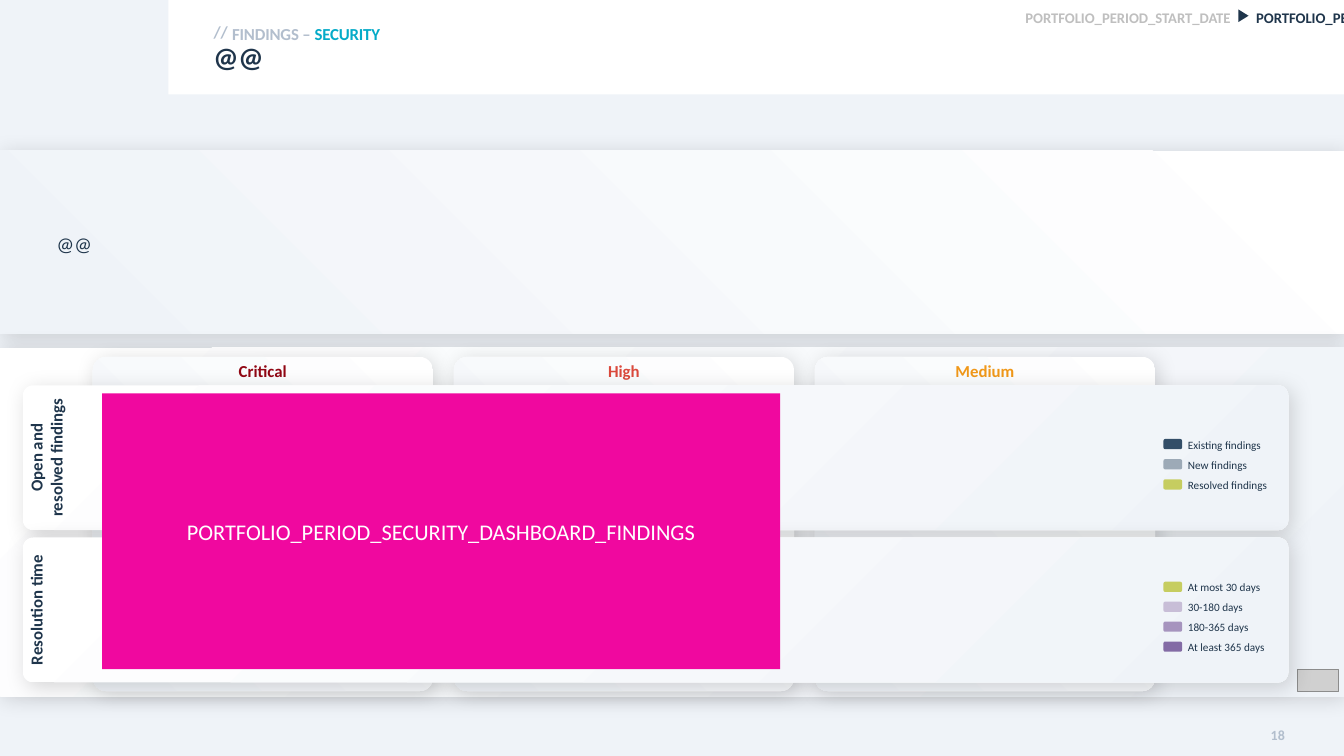
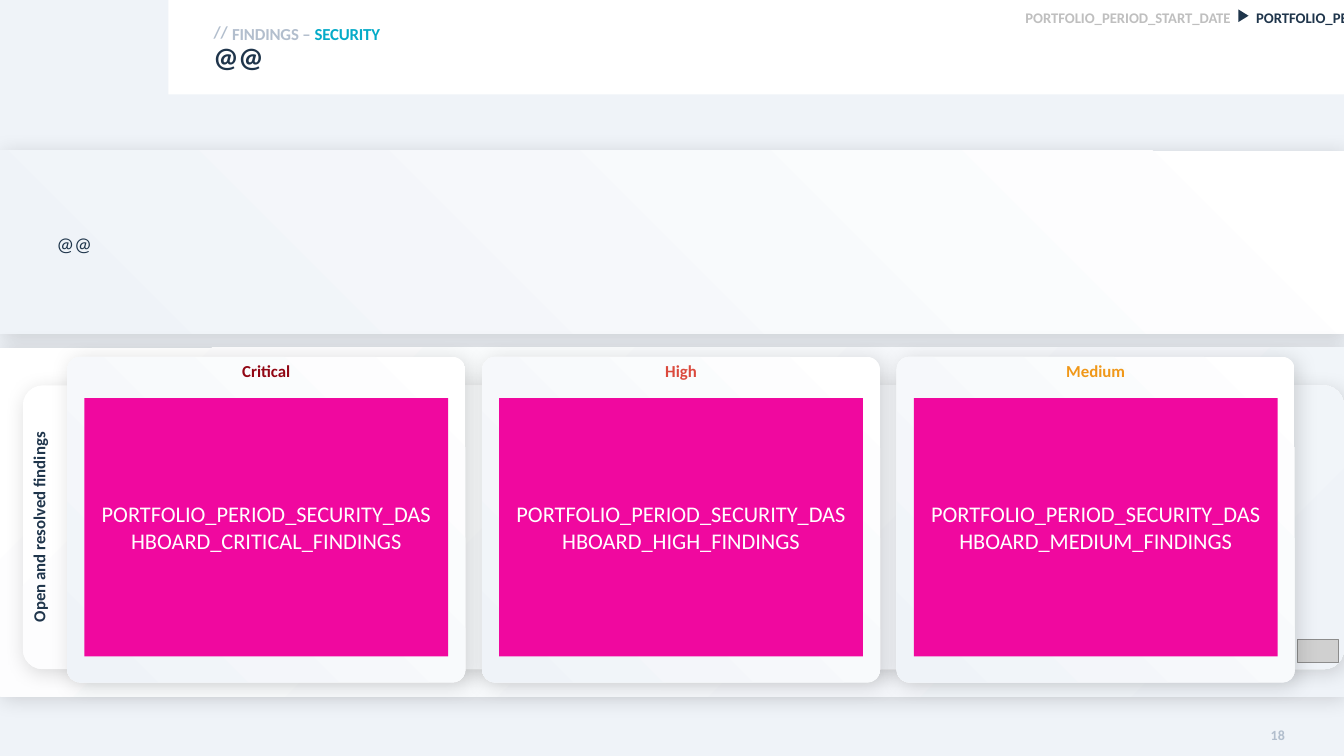
Before and after one commit to Software-Improvement-Group/sigrid-report-generator, a slide deck: slide 18 of src/report_generator/presets/templates/portfolio-overview.pptx. Drawn at 1344x756 pixels with LibreOffice and Linux fonts; fonts in the diff are those of the drawing; grey boxes stand for pictures; background and template pictures are left out. Boxes give left, top, right and bottom in pixels: in the first picture for what was removed or moved away, otherwise in the second. Text is boxed around its words. In the diff, an @@ line names an element or a change of style, - is before the commit and + after.

Commit message:
Adding high and medium security dashboard findings

```diff
--- a/src/report_generator/presets/templates/portfolio-overview.pptx
+++ b/src/report_generator/presets/templates/portfolio-overview.pptx
@@ rounded rectangle "Critical": place and size @@
-rounded rectangle "Critical" at [93,357,434,692]
+rounded rectangle "Critical" at [68,357,466,683]
@@ rounded rectangle "High": place and size @@
-rounded rectangle "High" at [454,357,795,692]
+rounded rectangle "High" at [482,357,880,683]
@@ rounded rectangle "Medium": place and size @@
-rounded rectangle "Medium" at [815,357,1155,692]
+rounded rectangle "Medium" at [897,357,1296,683]
@@ rounded rectangle "Open and resolved findings": place and size @@
-rounded rectangle "Open and resolved findings" at [23,385,1289,530]
+rounded rectangle "Open and resolved findings" at [23,385,1344,669]
@@ rectangle "PORTFOLIO_PERIOD_SECURITY_DASHBOARD_CRITICAL_FINDINGS": place and size @@
-rectangle "PORTFOLIO_PERIOD_SECURITY_DASHBOARD_CRITICAL_FINDINGS" at [102,393,780,669]
+rectangle "PORTFOLIO_PERIOD_SECURITY_DASHBOARD_CRITICAL_FINDINGS" at [85,398,449,656]
@@ rectangle added at [499,398,863,656], fill #F0089F, 16 pt, text #FFFFFF @@
+PORTFOLIO_PERIOD_SECURITY_DASHBOARD_HIGH_FINDINGS
@@ rectangle added at [914,398,1278,656], fill #F0089F, 16 pt, text #FFFFFF @@
+PORTFOLIO_PERIOD_SECURITY_DASHBOARD_MEDIUM_FINDINGS
@@ rounded rectangle removed at [1164,440,1182,450] @@
@@ text removed at [1188,441,1261,451] @@
-Existing findings
@@ rounded rectangle removed at [1164,460,1182,470] @@
@@ text removed at [1188,461,1247,471] @@
-New findings
@@ text in rectangle at [102,507,431,552]: text changed @@
-PORTFOLIO_PERIOD_SECURITY_DASHBOARD_FINDINGS
+PORTFOLIO_PERIOD_SECURITY_DASHBOARD_CRITICAL_FINDINGS
@@ rounded rectangle removed at [1164,480,1182,490] @@
@@ text removed at [1188,481,1267,491] @@
-Resolved findings
@@ rounded rectangle removed at [23,537,1289,683] @@
-Resolution time
@@ rounded rectangle removed at [1164,582,1182,592] @@
@@ text removed at [1188,583,1260,593] @@
-At most 30 days
@@ rounded rectangle removed at [1164,602,1182,612] @@
@@ rounded rectangle removed at [1164,622,1182,632] @@
@@ text removed at [1188,603,1242,613] @@
-30-180 days
@@ text removed at [1188,623,1248,633] @@
-180-365 days
@@ rounded rectangle removed at [1164,641,1182,651] @@
@@ text removed at [1188,643,1264,653] @@
-At least 365 days
@@ picture: place and size @@
-picture at [1299,669,1340,693]
+picture at [1299,640,1340,663]
```
Also in this commit, not shown: 2 other files.
